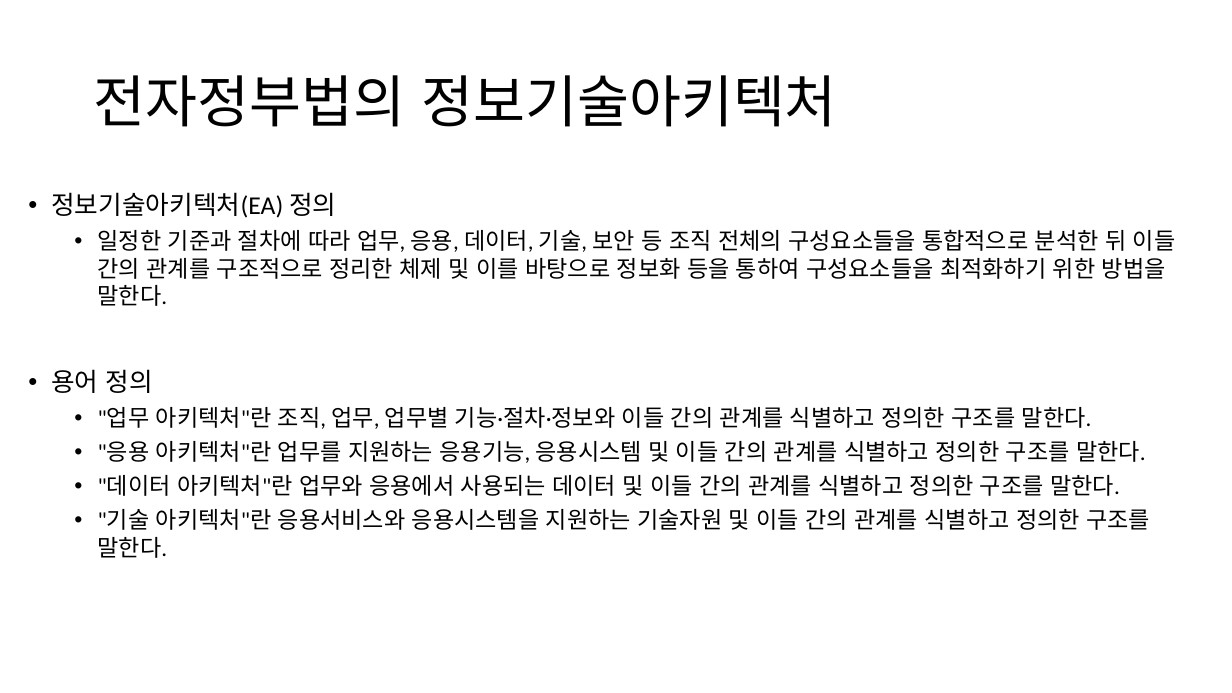
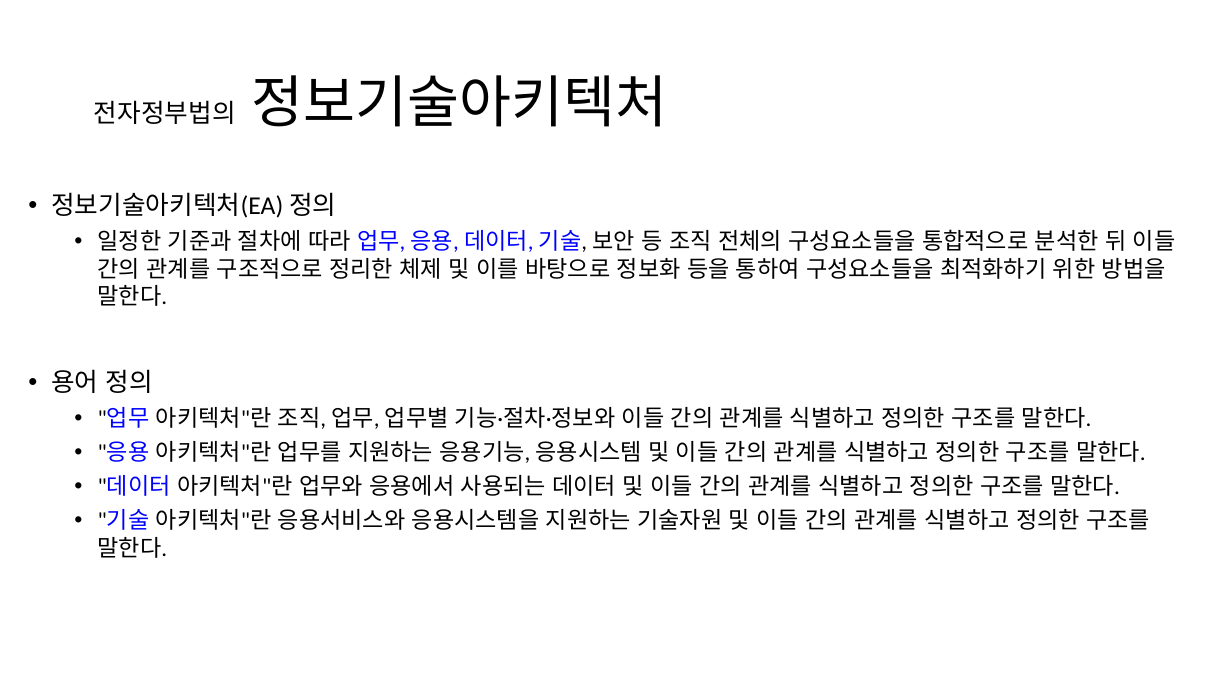
Before and after one commit to SalguAlmond/SalguAlmond, a slide deck: slide 6 of 인공지능 기반의 기업 데이터 분석.pptx (slide 3 before the commit). Drawn at 1232x693 pixels with LibreOffice and Linux fonts; fonts in the diff are those of the drawing. Boxes give left, top, right and bottom in pixels: in the first picture for what was removed or moved away, otherwise in the second. Text is boxed around its words. In the diff, an @@ line names an element or a change of style, - is before the commit and + after.

```diff
--- a/인공지능 기반의 기업 데이터 분석.pptx
+++ b/인공지능 기반의 기업 데이터 분석.pptx
@@ title "전자정부법의 정보기술아키텍처" at [94,75,668,127]: size 44 to 20 pt in "전자정부법의" @@
@@ text at [98,229,1176,558]: text colour #000000 to #0000FF in "업무, 응용, 데이터, 기술,", ""업무", ""응용", ""데이터" and 1 more places @@
```
Also in this commit, not shown: 3 other slides changed, 4 slides added, 1 other file.
